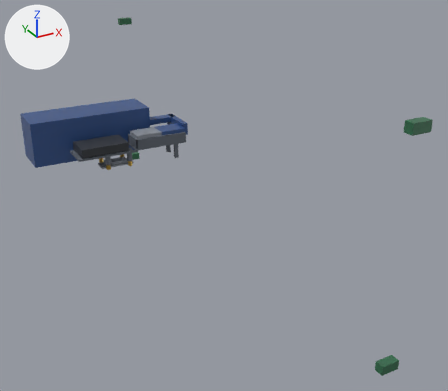
What one commit did to the glTF model redesign/blender/out/aircraft/glb/power.glb.
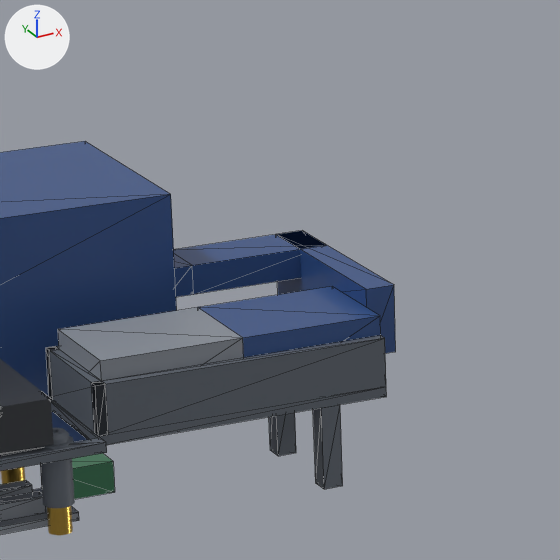
There are two pictures of each version: one whole from a 50 mm camera at (-0.228, -0.672, 0.266) aimed at (0.106, -0.065, -0.037), one close up on the part from 27% to 48% of the width and 19% to 44% of the height. Arrows for +X, +Y and +Z are at upper left; the lights stay in place. The older version's two pictures come first. The close-ups show mesh edges as thin lines. Vertices at exactly the same position are counted once.

In view in the first close-up: 'PWR-001', 'PWR-002', 'PWR-003', 'PWR-004', 'PWR-006', 'PWR-008-LR', 'PWR-102', 'PWR-107' and 2 more.
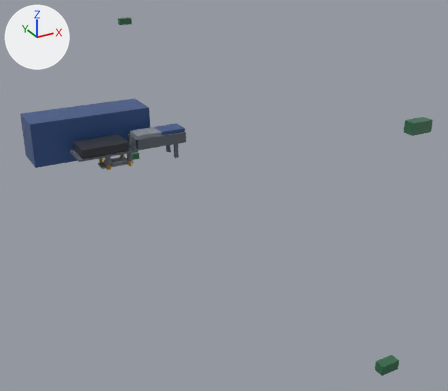
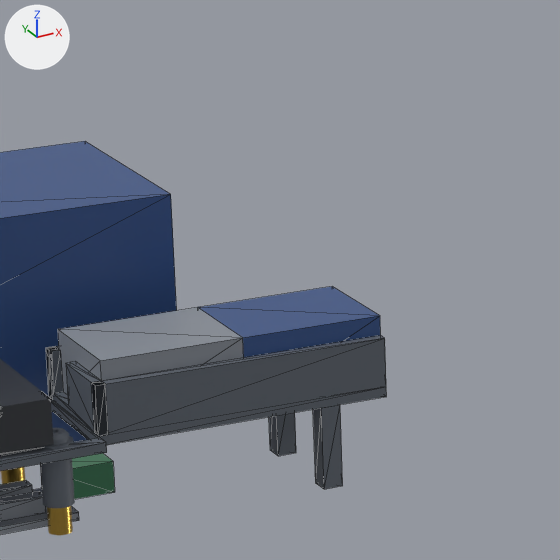
Location of each change, (x1, y1, x2, y2) in pixels of the close-ups (560 x 560 px):
'PWR-001', reshaped
    before: (0, 141, 396, 442)
    after: (0, 141, 381, 442)
part 1 of me_pwr_001, deleted (blue)
    before: (174, 231, 396, 353)
part 2 of me_pwr_006, cut back
    before: (46, 346, 101, 434)
    after: (46, 346, 102, 433)

What changed in the scene script:
```text
Change me_pwr_001:
    used by ob_pwr_001; location = (0.0, 0.0, 0.0)
    remove me_pwr_001.from_pydata(...)  # 35 vertices, 58 faces; spans x -0.104..0.066, y -0.057..0.023, z 0.023..0.072
    add me_pwr_001.from_pydata(...)  # 16 vertices, 24 faces; spans x -0.104..0.06, y -0.057..0.023, z 0.023..0.072
    me_pwr_001 part 1: the loose piece of 19 vertices spanning x 0.031..0.066, y -0.051..-0.008, z 0.043..0.056 is deleted
Change me_pwr_006:
    used by ob_pwr_006; location = (0.0, 0.0, 0.0)
    remove me_pwr_006.from_pydata(...)  # 212 vertices, 428 faces; spans x -0.066..0.06, y -0.0633..-0.0293, z 0.0198..0.0486
    add me_pwr_006.from_pydata(...)  # 224 vertices, 452 faces; spans x -0.066..0.06, y -0.0633..-0.0293, z 0.0198..0.0486
    me_pwr_006 part 2
    6 faces are deleted
    12 vertices are added at x 0.0..0.002, y -0.044..-0.036, z 0.0401..0.0486
    30 new faces join them
```
